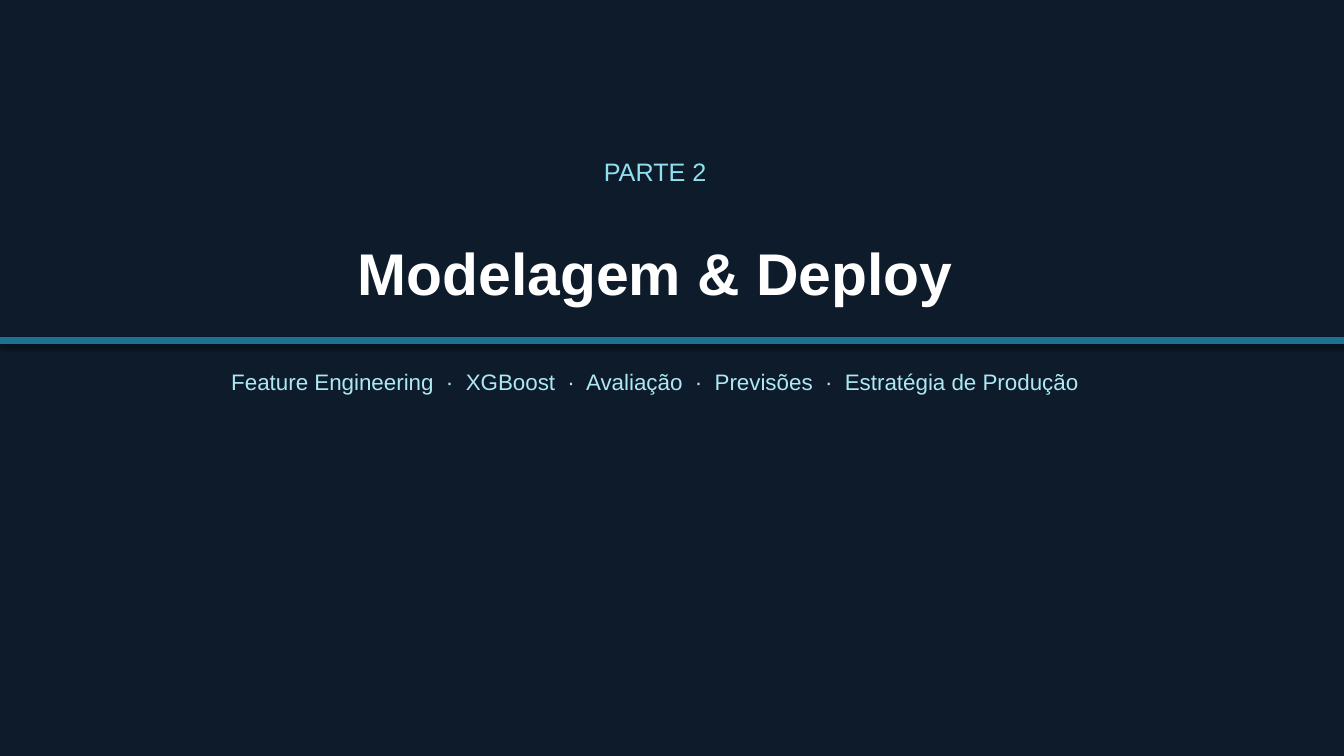
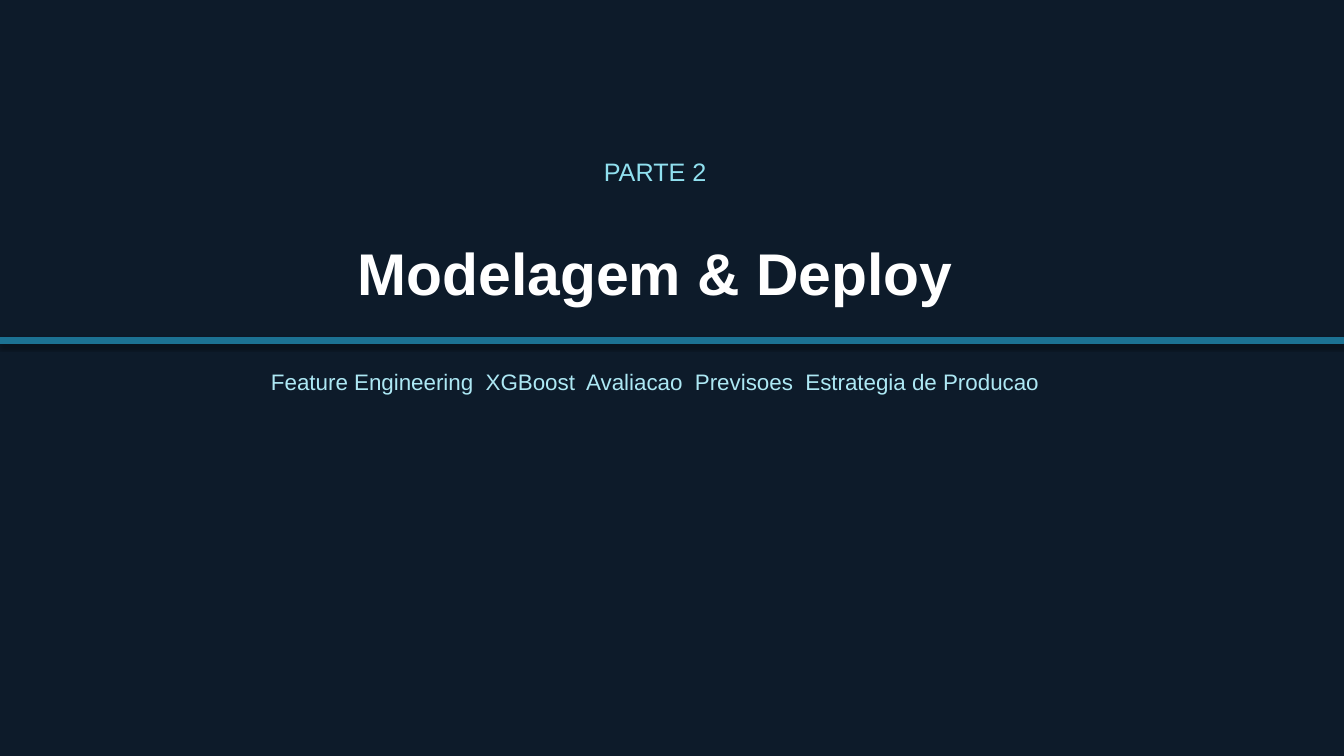
Before and after one commit to rogerestatistico/HOUSE_PRICE_PREDICTION, a slide deck: slide 7 of presentation_house_price.pptx (slide 10 before the commit). Drawn at 1344x756 pixels with LibreOffice and Linux fonts; fonts in the diff are those of the drawing. Boxes give left, top, right and bottom in pixels: in the first picture for what was removed or moved away, otherwise in the second. Text is boxed around its words. In the diff, an @@ line names an element or a change of style, - is before the commit and + after.

```diff
--- a/presentation_house_price.pptx
+++ b/presentation_house_price.pptx
@@ text at [271,373,1039,395]: text changed @@
-Feature Engineering · XGBoost · Avaliação · Previsões · Estratégia de Produção
+Feature Engineering XGBoost Avaliacao Previsoes Estrategia de Producao
```
Also in this commit, not shown: 11 other slides changed, 5 slides added, 8 slides removed.
